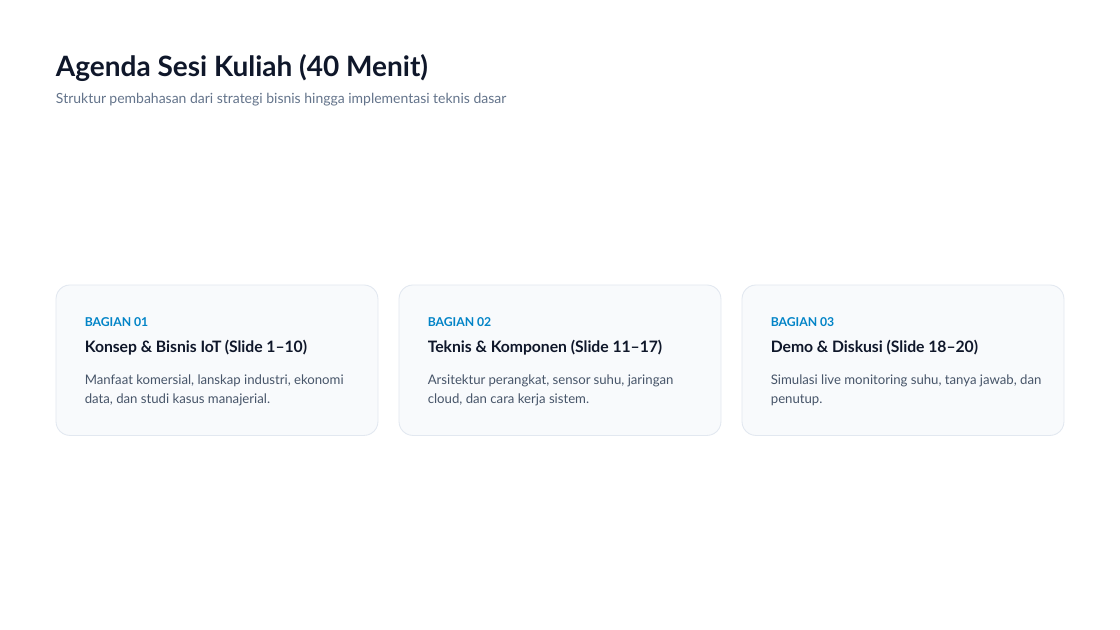
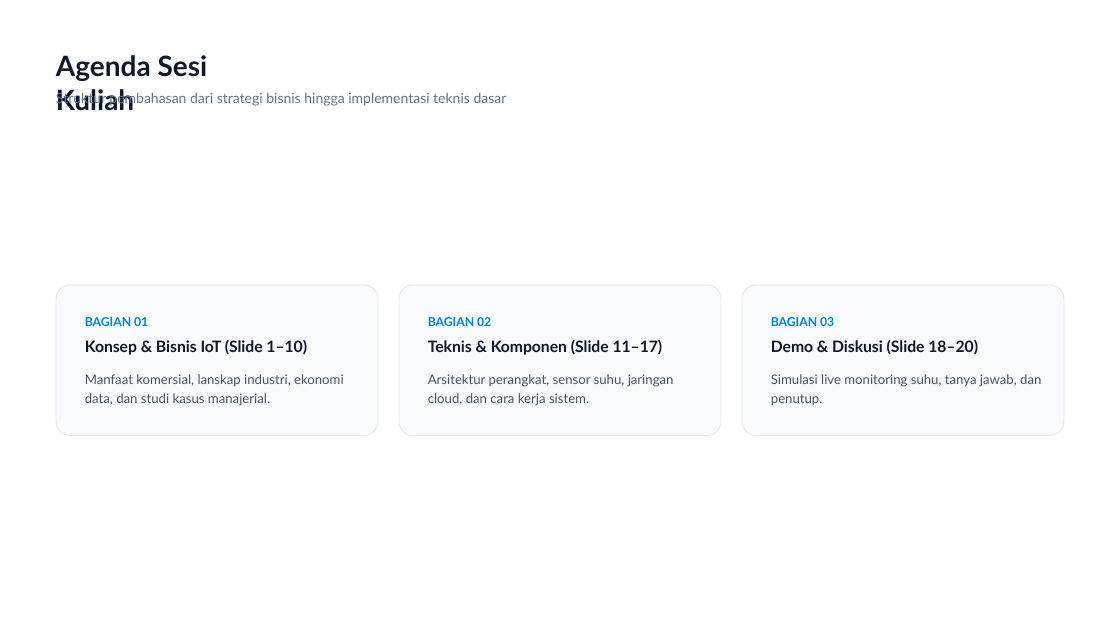
Before and after one commit to dendie851/iot-monitor-temperatur, a slide deck: slide 2 of slide-presentasi/IoT-untuk-Bisnis-Dari-Sensor-Menuju-Keputusan-Strategis.pptx. Drawn at 1120x630 pixels with LibreOffice and Linux fonts; fonts in the diff are those of the drawing. Boxes give left, top, right and bottom in pixels: in the first picture for what was removed or moved away, otherwise in the second. Text is boxed around its words. In the diff, an @@ line names an element or a change of style, - is before the commit and + after.

```diff
--- a/slide-presentasi/IoT-untuk-Bisnis-Dari-Sensor-Menuju-Keputusan-Strategis.pptx
+++ b/slide-presentasi/IoT-untuk-Bisnis-Dari-Sensor-Menuju-Keputusan-Strategis.pptx
@@ text at bbox=[56, 55, 208, 111]: text changed @@
-Agenda Sesi Kuliah (40 Menit)
+Agenda Sesi Kuliah
```
Also in this commit, not shown: 11 other slides changed, 1 slide removed.
